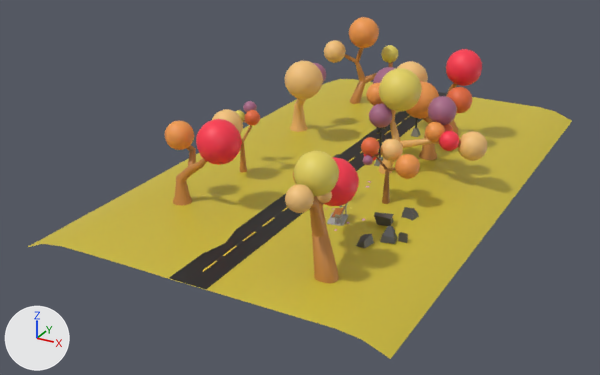
An edit to the Blender file public/scene.blend, drawn before and after from the same camera.
Both versions are drawn from a 50 mm lens placed at (45.6, -94.3, 42.2), pointed at (-3.1, -5.9, -2.0). The axes (+X, +Y, +Z) are drawn at lower left. The lights are the same throughout. The picture after the commit comes second.
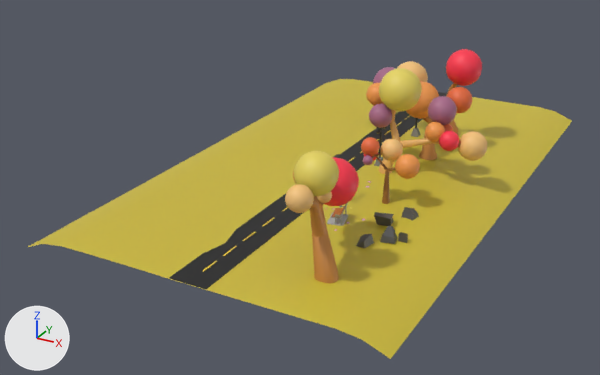
Commit message: removed a bunch of Trees from .blend file

Where the newer file only moved an object's origin or applied its transform, the numbers keep the older frame.

Changed parts and their boxes [x1, y1, x2, y2] in the pictures (600 x 375 px):
'Sphere.001', deleted (red): before [196, 119, 242, 165]
'Sphere.007', deleted (beige): before [285, 61, 323, 99]
'tree1L', deleted (orange): before [173, 145, 207, 206]
'Sphere.010', deleted (orange): before [349, 17, 379, 48]
'Sphere', deleted (orange): before [165, 120, 194, 150]
'tree4L', deleted (orange): before [344, 48, 397, 104]
'tree3L', deleted: before [290, 97, 308, 132]
'Sphere.009', deleted: before [324, 40, 346, 63]
'Sphere.002', deleted: before [212, 109, 243, 134]
'Sphere.011', deleted: before [381, 45, 398, 63]
'tree2L', deleted: before [240, 120, 252, 172]
'Sphere.003', deleted: before [245, 110, 260, 126]
'Sphere.005', deleted: before [243, 101, 257, 113]
'Sphere.008', deleted: before [314, 63, 326, 82]
'Sphere.006', deleted: before [235, 110, 245, 122]

Patch to the scene script:
```diff
--- a/public/scene.blend.py
+++ b/public/scene.blend.py
@@ ob_tree1l @@
-ob_tree1l = bpy.data.objects.new('tree1L', cu_cube_002)
-ob_tree1l.location = (-10.12, -20.08, 4.27)
@@ ob_tree2l @@
-ob_tree2l = bpy.data.objects.new('tree2L', cu_cube_003)
-ob_tree2l.location = (-9.94, -8.67, 5.25)
@@ ob_tree3l @@
-ob_tree3l = bpy.data.objects.new('tree3L', cu_cube_004)
-ob_tree3l.location = (-10.7, 8.66, 4.99)
@@ ob_tree4l @@
-ob_tree4l = bpy.data.objects.new('tree4L', cu_cube_007)
-ob_tree4l.location = (-7.57, 25.86, 5.53)
@@ ob_sphere @@
-ob_sphere = bpy.data.objects.new('Sphere', me_sphere_002)
-ob_sphere.location = (-11.95, -19.46, 7.41)
@@ ob_sphere_001 @@
-ob_sphere_001 = bpy.data.objects.new('Sphere.001', me_sphere_003)
-ob_sphere_001.location = (-6.01, -19.88, 7.41)
@@ ob_sphere_002 @@
-ob_sphere_002 = bpy.data.objects.new('Sphere.002', me_sphere_004)
-ob_sphere_002.location = (-10.08, -12.14, 6.56)
@@ ob_sphere_003 @@
-ob_sphere_003 = bpy.data.objects.new('Sphere.003', me_sphere_005)
-ob_sphere_003.location = (-8.49, -8.63, 7.24)
@@ ob_sphere_005 @@
-ob_sphere_005 = bpy.data.objects.new('Sphere.005', me_sphere_007)
-ob_sphere_005.location = (-10.61, -5.77, 7.47)
@@ ob_sphere_006 @@
-ob_sphere_006 = bpy.data.objects.new('Sphere.006', me_sphere_008)
-ob_sphere_006.location = (-11.84, -6.7, 6.27)
@@ ob_sphere_007 @@
-ob_sphere_007 = bpy.data.objects.new('Sphere.007', me_sphere_009)
-ob_sphere_007.location = (-8.54, 5.17, 7.98)
@@ ob_sphere_008 @@
-ob_sphere_008 = bpy.data.objects.new('Sphere.008', me_sphere_010)
-ob_sphere_008.location = (-10.19, 11.52, 7.28)
@@ ob_sphere_009 @@
-ob_sphere_009 = bpy.data.objects.new('Sphere.009', me_sphere_011)
-ob_sphere_009.location = (-12.31, 22.4, 8.1)
@@ ob_sphere_010 @@
-ob_sphere_010 = bpy.data.objects.new('Sphere.010', me_sphere_012)
-ob_sphere_010.location = (-8.0, 23.88, 11.04)
@@ ob_sphere_011 @@
-ob_sphere_011 = bpy.data.objects.new('Sphere.011', me_sphere_013)
-ob_sphere_011.location = (-5.41, 28.59, 7.29)
```
